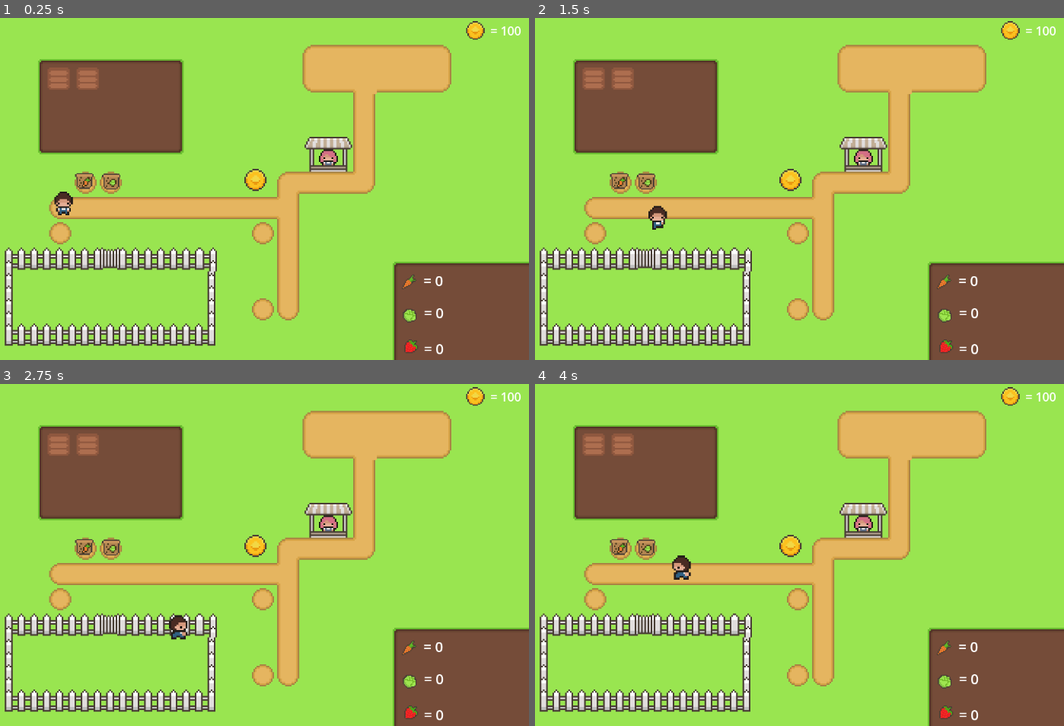
Above: before the commit, frames 1-4 (two rows, left to right).
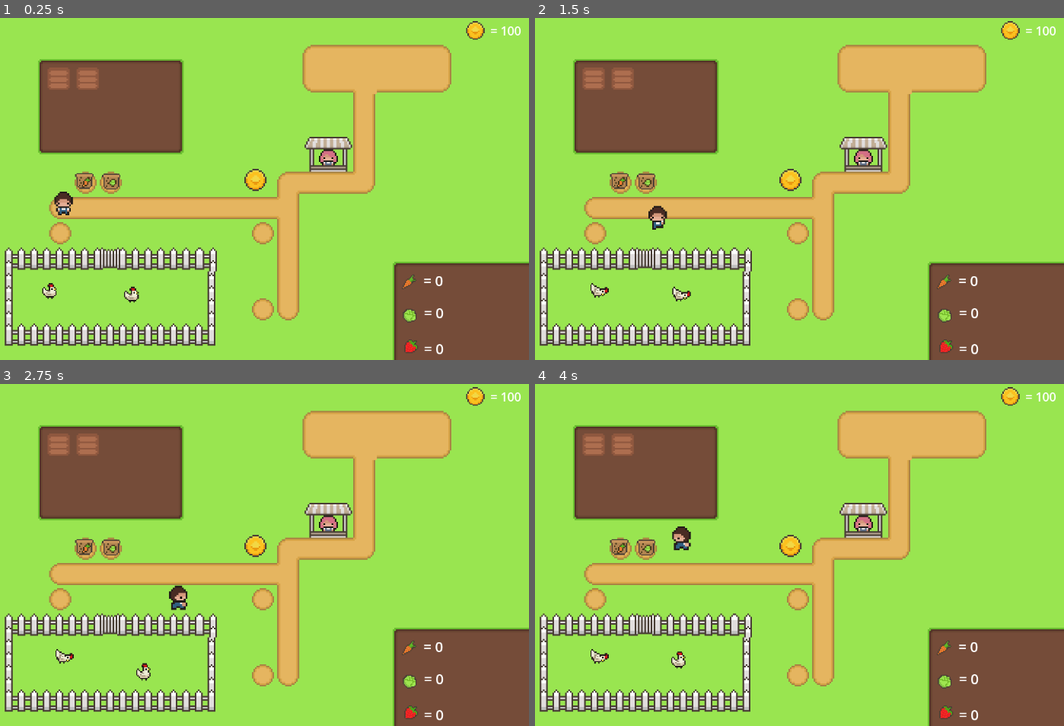
Above: after the commit, the same moments.

Repository: Dazedjpg/farming_game_prototype
Game: Godot game, scene res://scenes/world.tscn
Same seed, same stepped clock (60 frames per second), same inputs: the game is played once before the commit and once after it.
Inputs (mouse positions are in pixels of both pictures, inside the frame that each line leads up to):
- Up to frame 1 (0.25 s): no input
- Up to frame 2 (1.5 s): move the mouse to (593, 79) at 0.52 s; hold D (right) 0.53-1.28 s; click (593, 79) at 0.6 s; move the mouse to (624, 79) at 1.27 s; hold S (down) from 1.28 s (still down); click (624, 79) at 1.35 s
- Up to frame 3 (2.75 s): move the mouse to (111, 548) at 2.02 s; release S (down) at 2.03 s; hold D (right) from 2.03 s (still down); click (111, 548) at 2.1 s
- Up to frame 4 (4 s): move the mouse to (619, 548) at 2.77 s; release D (right) at 2.78 s; hold W (up) 2.78-3.53 s; click (619, 548) at 2.85 s; move the mouse to (942, 606) at 3.52 s; hold A (left) from 3.53 s (still down); click (942, 606) at 3.6 s

The runs differ from the first frame. In frame 1, 0.2% of the frame differs, in the area x 7-27%, y 77-84%; in frame 2, 0.2%; in frame 3, 0.6%; in frame 4, 0.6%, in the area x 10-30%, y 41-84%.

Commit message:
add chicken

Diff:
--- /dev/null
+++ b/scenes/chicken.tscn
@@ -0,0 +1,83 @@
+[gd_scene load_steps=11 format=3 uid="uid://dbbrw47v4a5hh"]
+
+[ext_resource type="Script" uid="uid://bey4drhol3yqp" path="res://scripts/chicken.gd" id="1_1yv3s"]
+[ext_resource type="Texture2D" uid="uid://boaaxbrg026j1" path="res://assets/farmingTilesheetComplete.png" id="2_nutj5"]
+
+[sub_resource type="AtlasTexture" id="AtlasTexture_rc7ma"]
+atlas = ExtResource("2_nutj5")
+region = Rect2(48, 32, 16, 16)
+
+[sub_resource type="AtlasTexture" id="AtlasTexture_0du8g"]
+atlas = ExtResource("2_nutj5")
+region = Rect2(64, 32, 16, 16)
+
+[sub_resource type="AtlasTexture" id="AtlasTexture_bti8l"]
+atlas = ExtResource("2_nutj5")
+region = Rect2(80, 32, 16, 16)
+
+[sub_resource type="AtlasTexture" id="AtlasTexture_pep2a"]
+atlas = ExtResource("2_nutj5")
+region = Rect2(0, 32, 16, 16)
+
+[sub_resource type="AtlasTexture" id="AtlasTexture_5sgx4"]
+atlas = ExtResource("2_nutj5")
+region = Rect2(16, 32, 16, 16)
+
+[sub_resource type="AtlasTexture" id="AtlasTexture_8aah5"]
+atlas = ExtResource("2_nutj5")
+region = Rect2(32, 32, 16, 16)
+
+[sub_resource type="SpriteFrames" id="SpriteFrames_1fwex"]
+animations = [{
+"frames": [{
+"duration": 1.0,
+"texture": SubResource("AtlasTexture_rc7ma")
+}, {
+"duration": 1.0,
+"texture": SubResource("AtlasTexture_0du8g")
+}, {
+"duration": 1.0,
+"texture": SubResource("AtlasTexture_bti8l")
+}],
+"loop": true,
+"name": &"eating",
+"speed": 5.0
+}, {
+"frames": [{
+"duration": 1.0,
+"texture": SubResource("AtlasTexture_pep2a")
+}, {
+"duration": 1.0,
+"texture": SubResource("AtlasTexture_5sgx4")
+}, {
+"duration": 1.0,
+"texture": SubResource("AtlasTexture_8aah5")
+}],
+"loop": true,
+"name": &"walking",
+"speed": 5.0
+}]
+
+[sub_resource type="CircleShape2D" id="CircleShape2D_trwpf"]
+radius = 11.18034
+
+[node name="chicken" type="CharacterBody2D"]
+script = ExtResource("1_1yv3s")
+
+[node name="AnimatedSprite2D" type="AnimatedSprite2D" parent="."]
+scale = Vector2(2.5, 2.5)
+sprite_frames = SubResource("SpriteFrames_1fwex")
+animation = &"walking"
+
+[node name="changestatetimer" type="Timer" parent="."]
+autostart = true
+
+[node name="walktimer" type="Timer" parent="."]
+autostart = true
+
+[node name="CollisionShape2D" type="CollisionShape2D" parent="."]
+position = Vector2(-3, 2)
+shape = SubResource("CircleShape2D_trwpf")
+
+[connection signal="timeout" from="changestatetimer" to="." method="_on_changestatetimer_timeout"]
+[connection signal="timeout" from="walktimer" to="." method="_on_walktimer_timeout"]
--- a/scenes/world.tscn
+++ b/scenes/world.tscn
@@ -8,6 +8,7 @@
 [ext_resource type="PackedScene" uid="uid://bb0g8gsa87wy1" path="res://scenes/carrot_seedpack.tscn" id="5_i7141"]
 [ext_resource type="PackedScene" uid="uid://1ehqcl08265c" path="res://scenes/sellzone.tscn" id="7_i7141"]
 [ext_resource type="PackedScene" uid="uid://swux1smf4gnt" path="res://scenes/shop.tscn" id="8_4mrxx"]
+[ext_resource type="PackedScene" uid="uid://dbbrw47v4a5hh" path="res://scenes/chicken.tscn" id="9_7r4gi"]
 
 [sub_resource type="TileSetAtlasSource" id="TileSetAtlasSource_rwgxs"]
 texture = ExtResource("1_nnsk1")
@@ -21,10 +22,15 @@
 6:6/0 = 0
 7:6/0 = 0
 8:6/0 = 0
+8:6/0/physics_layer_0/polygon_0/points = PackedVector2Array(-8, -8, 8, -8, 8, 8, -8, 8)
 9:6/0 = 0
+9:6/0/physics_layer_0/polygon_0/points = PackedVector2Array(-8, -8, 8, -8, 8, 8, -8, 8)
 10:6/0 = 0
+10:6/0/physics_layer_0/polygon_0/points = PackedVector2Array(-8, -8, 8, -8, 8, 8, -8, 8)
 11:6/0 = 0
+11:6/0/physics_layer_0/polygon_0/points = PackedVector2Array(-8, -8, 8, -8, 8, 8, -8, 8)
 12:6/0 = 0
+12:6/0/physics_layer_0/polygon_0/points = PackedVector2Array(-2.5180225, -2.877739, -2.3381634, -5.5756197, -0.17985916, -6.4749136, 1.978445, -4.6763268, 1.6187286, 8, -1.7985878, 8, -8, 6.115198, -8, -5.036044)
 0:7/0 = 0
 1:7/0 = 0
 2:7/0 = 0
@@ -33,11 +39,17 @@
 5:7/0 = 0
 6:7/0 = 0
 7:7/0 = 0
+7:7/0/physics_layer_0/polygon_0/points = PackedVector2Array(-8, -8, 8, -8, 8, 8, -8, 8)
 8:7/0 = 0
+8:7/0/physics_layer_0/polygon_0/points = PackedVector2Array(-8, -8, 8, -8, 8, 8, -8, 8)
 9:7/0 = 0
+9:7/0/physics_layer_0/polygon_0/points = PackedVector2Array(-8, -8, 8, -8, 8, 8, -8, 8)
 10:7/0 = 0
+10:7/0/physics_layer_0/polygon_0/points = PackedVector2Array(-8, -5.755479, -4.4964685, -5.755479, -4.4964685, 5.935339, -8, 8)
 11:7/0 = 0
+11:7/0/physics_layer_0/polygon_0/points = PackedVector2Array(3.4173164, -6.2950544, 8, -6.6547728, 8, 6.115198, 3.956892, 5.935339)
 12:7/0 = 0
+12:7/0/physics_layer_0/polygon_0/points = PackedVector2Array(-2.5180225, -4.3166084, -2.3381634, -8, 1.7985878, -8, 1.2590103, 6.4749146, -8, 6.115198, -8, -5.036044)
 0:8/0 = 0
 1:8/0 = 0
 2:8/0 = 0
@@ -99,6 +111,7 @@
 1:12/0 = 0
 
 [sub_resource type="TileSet" id="TileSet_4wyf3"]
+physics_layer_0/collision_layer = 1
 sources/0 = SubResource("TileSetAtlasSource_rwgxs")
 
 [sub_resource type="AtlasTexture" id="AtlasTexture_i7141"]
@@ -243,5 +256,11 @@
 [node name="shop" parent="." instance=ExtResource("8_4mrxx")]
 position = Vector2(772, 264)
 
+[node name="chicken" parent="." instance=ExtResource("9_7r4gi")]
+position = Vector2(240, 515)
+
+[node name="chicken2" parent="." instance=ExtResource("9_7r4gi")]
+position = Vector2(395, 522)
+
 [node name="player" parent="." instance=ExtResource("2_rwgxs")]
 position = Vector2(66, 59)
--- /dev/null
+++ b/scripts/chicken.gd
@@ -0,0 +1,72 @@
+extends CharacterBody2D
+
+var eating = false
+var walking = false
+
+var xdir = 1
+var ydir = 1
+var speed = 30
+var direction = Vector2()
+var moving_vertical_horizontal = 1
+
+func _ready() -> void:
+	walking = true
+	randomize()
+
+func _physics_process(delta: float) -> void:
+	var waittime = 1
+	if walking == false:
+		var x = randi_range(1, 2)
+		if x > 1.5:
+			moving_vertical_horizontal = 1
+		else:
+			moving_vertical_horizontal = 2
+
+	if walking == true:
+		$AnimatedSprite2D.play("walking")
+		if moving_vertical_horizontal == 1:
+			if xdir == -1:
+				$AnimatedSprite2D.flip_h = true
+			elif xdir == 1:
+				$AnimatedSprite2D.flip_h = false
+			velocity.x = speed * xdir
+			velocity.y = 0
+		elif moving_vertical_horizontal == 2:
+			velocity.y = speed * ydir
+			velocity.x = 0
+
+	if eating == true:
+		$AnimatedSprite2D.play("eating")
+		velocity.x = 0
+		velocity.y = 0
+
+	move_and_slide()
+
+func _on_changestatetimer_timeout() -> void:
+	var waittime = 1
+	if walking == true:
+		eating = true
+		walking = false
+		waittime = randi_range(1, 5)
+	elif eating == true:
+		walking = true
+		eating = false
+		waittime = randi_range(2, 6)
+	$changestatetimer.wait_time = waittime
+	$changestatetimer.start()
+
+
+func _on_walktimer_timeout() -> void:
+	var x = randi_range(1, 2)
+	var y = randi_range(1, 2)
+	var waittime = randi_range(1, 4)
+	if x > 1.5:
+		xdir = 1
+	else:
+		xdir = -1
+	if y > 1.5:
+		ydir = 1
+	else:
+		ydir = -1
+	$changestatetimer.wait_time = waittime
+	$walktimer.start()
Not shown: 1 places in scenes/world.tscn that only renumber resources
Not shown, added: scripts/chicken.gd.uid
